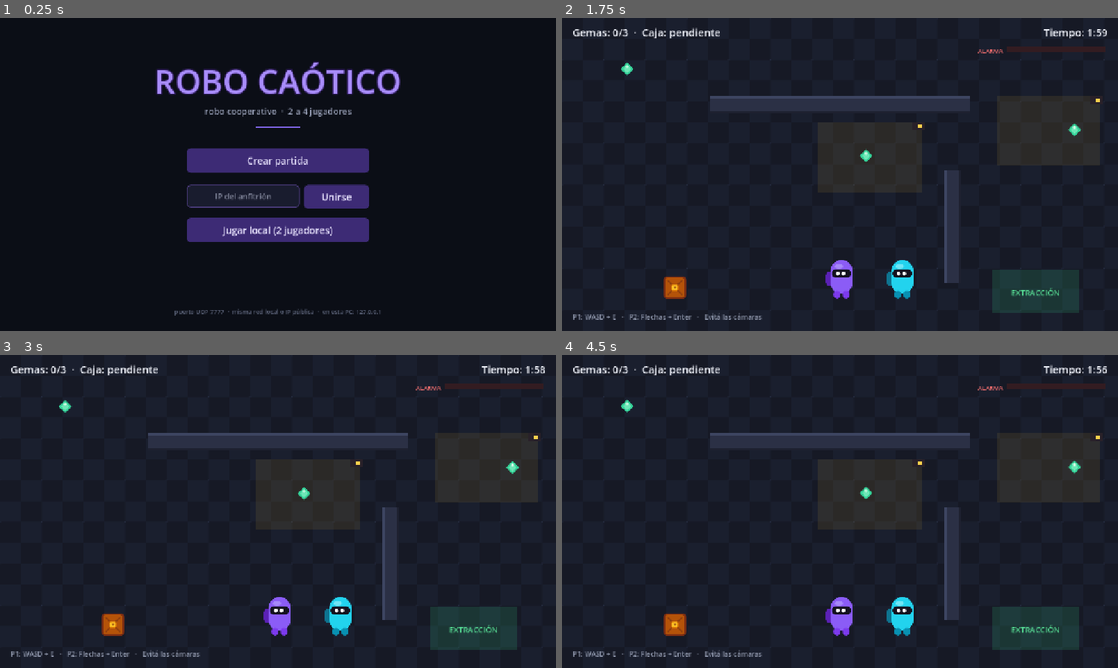
Above: before the commit, frames 1-4 (two rows, left to right).
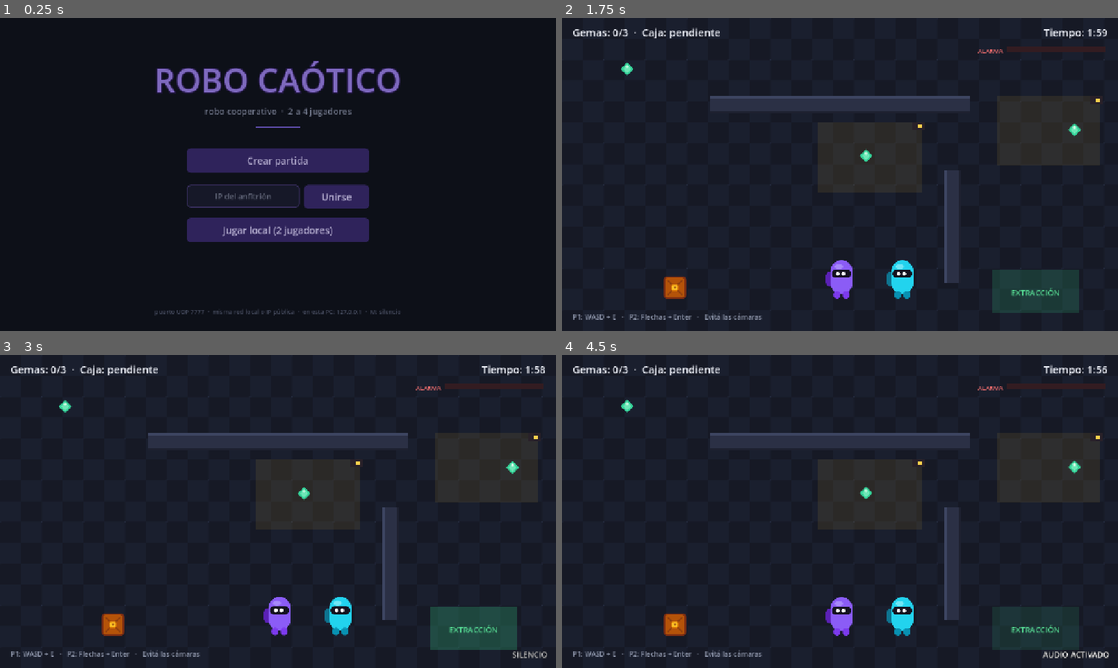
Above: after the commit, the same moments.

Repository: henriih18/game
Game: Godot game, scene res://scenes/menu.tscn
The game is run twice, just before and just after one commit, with the same random seed, the same clock (stepped at 60 frames per second) and the same inputs.
Inputs (mouse positions are in pixels of both pictures, inside the frame that each line leads up to):
- Up to frame 1 (0.25 s): no input
- Up to frame 2 (1.75 s): click (806, 196) at 0.52 s; type "12" at 0.6 s; click "Jugar local (2 jugadores)" at 1.25 s
- Up to frame 3 (3 s): tap Enter (interact2) at 2 s; move the mouse to (400, 495) at 2.02 s; tap M at 2.1 s; tap R (restart) at 2.75 s; move the mouse to (166, 527) at 2.77 s; tap E (interact) at 2.85 s
- Up to frame 4 (4.5 s): tap M at 3.05, 3.8, 4.35 s; tap R (restart) at 3.5 s; move the mouse to (895, 442) at 3.52 s; tap Enter (interact2) at 3.6 s; move the mouse to (812, 574) at 4.27 s

The runs differ from the first frame. In frame 1, 8.4% of the frame differs, in the area x 27-72%, y 13-96%; in frame 2, less than 0.1%; in frame 3, 0.1%; in frame 4, 0.2%.

Commit message:
Audio original y feedback visual (sonido y juice)

Diff:
--- /dev/null
+++ b/assets/art/spark.svg
@@ -0,0 +1,3 @@
+<svg xmlns="http://www.w3.org/2000/svg" width="16" height="16" viewBox="0 0 16 16">
+  <path d="M8 0 L11 6 L8 16 L5 6 Z" fill="#ffffff"/>
+</svg>
--- /dev/null
+++ b/assets/shaders/vignette.gdshader
@@ -0,0 +1,13 @@
+shader_type canvas_item;
+
+uniform float intensity : hint_range(0.0, 1.0) = 0.0;
+uniform vec4 danger_color : source_color = vec4(0.85, 0.08, 0.12, 1.0);
+
+void fragment() {
+	vec2 centered = UV - vec2(0.5);
+	centered.y *= 0.9;
+	float dist = length(centered);
+	float edge = smoothstep(0.3, 0.72, dist);
+	float pulse = 0.88 + 0.12 * sin(TIME * 7.0);
+	COLOR = vec4(danger_color.rgb, edge * intensity * pulse);
+}
--- a/project.godot
+++ b/project.godot
@@ -15,6 +15,10 @@
 run/main_scene="res://scenes/menu.tscn"
 config/features=PackedStringArray("4.7", "GL Compatibility")
 config/icon="res://icon.svg"
+
+[autoload]
+
+Audio="*res://scripts/audio.gd"
 
 [display]
 
--- a/scenes/main.tscn
+++ b/scenes/main.tscn
@@ -6,12 +6,18 @@
 [ext_resource type="PackedScene" path="res://scenes/crate.tscn" id="5_crate"]
 [ext_resource type="PackedScene" path="res://scenes/extraction_zone.tscn" id="6_zone"]
 [ext_resource type="PackedScene" path="res://scenes/security_camera.tscn" id="8_camera"]
+[ext_resource type="Shader" path="res://assets/shaders/vignette.gdshader" id="9_vignette"]
 
 [sub_resource type="RectangleShape2D" id="RectangleShape2D_h"]
 size = Vector2(600, 40)
 
 [sub_resource type="RectangleShape2D" id="RectangleShape2D_v"]
 size = Vector2(40, 260)
+
+[sub_resource type="ShaderMaterial" id="ShaderMaterial_vignette"]
+shader = ExtResource("9_vignette")
+shader_parameter/intensity = 0.0
+shader_parameter/danger_color = Color(0.85, 0.08, 0.12, 1)
 
 [node name="Main" type="Node2D"]
 script = ExtResource("1_main")
@@ -107,6 +113,13 @@
 [node name="Players" type="Node2D" parent="."]
 
 [node name="HUD" type="CanvasLayer" parent="."]
+
+[node name="DangerVignette" type="ColorRect" parent="HUD"]
+material = SubResource("ShaderMaterial_vignette")
+anchor_right = 1.0
+anchor_bottom = 1.0
+mouse_filter = 2
+color = Color(1, 1, 1, 1)
 
 [node name="StatusLabel" type="Label" parent="HUD"]
 offset_left = 24.0
--- a/scenes/menu.tscn
+++ b/scenes/menu.tscn
@@ -104,6 +104,6 @@
 offset_bottom = 692.0
 theme_override_colors/font_color = Color(0.38, 0.41, 0.5, 1)
 theme_override_font_sizes/font_size = 14
-text = "puerto UDP 7777  ·  misma red local o IP pública  ·  en esta PC: 127.0.0.1"
+text = "puerto UDP 7777  ·  misma red local o IP pública  ·  en esta PC: 127.0.0.1  ·  M: silencio"
 horizontal_alignment = 1
 vertical_alignment = 1
--- /dev/null
+++ b/scripts/audio.gd
@@ -0,0 +1,153 @@
+extends Node
+
+const MUSIC_DB := -17.0
+const MUSIC_FADE := 0.9
+const SFX_VOICES := 16
+
+const MUSIC := {
+	"menu": preload("res://assets/audio/music/menu.wav"),
+	"heist": preload("res://assets/audio/music/heist.wav"),
+}
+
+const SFX := {
+	"gem": preload("res://assets/audio/sfx/gem.wav"),
+	"grab": preload("res://assets/audio/sfx/grab.wav"),
+	"drop": preload("res://assets/audio/sfx/drop.wav"),
+	"deliver": preload("res://assets/audio/sfx/deliver.wav"),
+	"win": preload("res://assets/audio/sfx/win.wav"),
+	"lose": preload("res://assets/audio/sfx/lose.wav"),
+	"click": preload("res://assets/audio/sfx/click.wav"),
+	"step": preload("res://assets/audio/sfx/step.wav"),
+	"tick": preload("res://assets/audio/sfx/tick.wav"),
+	"camera": preload("res://assets/audio/sfx/camera.wav"),
+}
+
+const ALARM_STREAM: AudioStream = preload("res://assets/audio/sfx/alarm.wav")
+
+var _sfx_players: Array[AudioStreamPlayer] = []
+var _sfx_index := 0
+var _music_players: Array[AudioStreamPlayer] = []
+var _music_slot := 0
+var _current_music := ""
+var _alarm_player: AudioStreamPlayer
+var _alarm_target_db := -60.0
+var _toast: Label
+var _toast_tween: Tween
+
+func _ready() -> void:
+	process_mode = Node.PROCESS_MODE_ALWAYS
+
+	for i in SFX_VOICES:
+		var player := AudioStreamPlayer.new()
+		add_child(player)
+		_sfx_players.append(player)
+
+	for i in 2:
+		var music := AudioStreamPlayer.new()
+		music.volume_db = -40.0
+		add_child(music)
+		_music_players.append(music)
+
+	_alarm_player = AudioStreamPlayer.new()
+	_alarm_player.volume_db = -60.0
+	_alarm_player.stream = _looped(ALARM_STREAM)
+	add_child(_alarm_player)
+
+	_make_toast()
+
+func _make_toast() -> void:
+	var layer := CanvasLayer.new()
+	layer.layer = 100
+	add_child(layer)
+	_toast = Label.new()
+	_toast.add_theme_font_size_override("font_size", 18)
+	_toast.add_theme_color_override("font_outline_color", Color(0, 0, 0, 0.85))
+	_toast.add_theme_constant_override("outline_size", 4)
+	_toast.horizontal_alignment = HORIZONTAL_ALIGNMENT_RIGHT
+	_toast.position = Vector2(960, 676)
+	_toast.size = Vector2(300, 24)
+	_toast.modulate.a = 0.0
+	layer.add_child(_toast)
+
+func _flash_toast(text: String) -> void:
+	if _toast == null:
+		return
+	_toast.text = text
+	if _toast_tween != null and _toast_tween.is_valid():
+		_toast_tween.kill()
+	_toast.modulate.a = 1.0
+	_toast_tween = create_tween()
+	_toast_tween.tween_interval(0.8)
+	_toast_tween.tween_property(_toast, "modulate:a", 0.0, 0.4)
+
+func play_sfx(sound: String, volume_db := -8.0, pitch := 1.0) -> void:
+	if not SFX.has(sound) or _sfx_players.is_empty():
+		return
+	var player := _sfx_players[_sfx_index]
+	_sfx_index = (_sfx_index + 1) % _sfx_players.size()
+	player.stream = SFX[sound]
+	player.volume_db = volume_db
+	player.pitch_scale = pitch
+	player.play()
+
+func play_music(track: String) -> void:
+	if not MUSIC.has(track):
+		return
+	if _current_music == track and _music_players[_music_slot].playing:
+		return
+
+	var old := _music_players[_music_slot]
+	_music_slot = 1 - _music_slot
+	var current := _music_players[_music_slot]
+	current.stream = _looped(MUSIC[track])
+	current.volume_db = -38.0
+	current.play()
+	_current_music = track
+
+	var tween := create_tween()
+	tween.set_parallel(true)
+	tween.tween_property(current, "volume_db", MUSIC_DB, MUSIC_FADE)
+	if old.playing:
+		tween.tween_property(old, "volume_db", -38.0, 0.45)
+		tween.chain().tween_callback(func(): old.stop())
+
+func stop_music() -> void:
+	_current_music = ""
+	var current := _music_players[_music_slot]
+	if not current.playing:
+		return
+	var tween := create_tween()
+	tween.tween_property(current, "volume_db", -38.0, 0.8)
+	tween.tween_callback(func(): current.stop())
+
+func set_alarm(level: float, active: bool) -> void:
+	if not active or level <= 0.5:
+		_alarm_target_db = -60.0
+		return
+	if not _alarm_player.playing:
+		_alarm_player.volume_db = -50.0
+		_alarm_player.play()
+	var amount := clampf(level / 100.0, 0.0, 1.0)
+	_alarm_target_db = lerpf(-30.0, -9.0, amount)
+	_alarm_player.pitch_scale = lerpf(0.9, 1.2, amount)
+
+func _process(delta: float) -> void:
+	if not _alarm_player.playing:
+		return
+	_alarm_player.volume_db = move_toward(_alarm_player.volume_db, _alarm_target_db, 30.0 * delta)
+	if _alarm_player.volume_db <= -59.5 and _alarm_target_db <= -59.5:
+		_alarm_player.stop()
+
+func _unhandled_input(event: InputEvent) -> void:
+	if event is InputEventKey and event.pressed and not event.echo and event.physical_keycode == KEY_M:
+		var muted := not AudioServer.is_bus_mute(0)
+		AudioServer.set_bus_mute(0, muted)
+		_flash_toast("SILENCIO" if muted else "AUDIO ACTIVADO")
+
+func _looped(stream: AudioStream) -> AudioStream:
+	if stream is AudioStreamWAV:
+		var wav := stream as AudioStreamWAV
+		wav.loop_mode = AudioStreamWAV.LOOP_FORWARD
+		wav.loop_begin = 0
+		wav.loop_end = int(wav.get_length() * wav.mix_rate)
+	return stream
--- a/scripts/crate.gd
+++ b/scripts/crate.gd
@@ -12,7 +12,7 @@
 func _ready() -> void:
 	add_to_group("crate")
 
-func _process(_delta: float) -> void:
+func _process(delta: float) -> void:
 	if delivered:
 		return
 	if game == null or not is_instance_valid(game):
@@ -29,25 +29,44 @@
 			count += 1
 	if count > 0:
 		global_position = total / float(count) + CARRY_OFFSET
+		visual.rotation = sin(Time.get_ticks_msec() / 1000.0 * 8.0) * 0.05
+	else:
+		visual.rotation = lerpf(visual.rotation, 0.0, minf(1.0, 10.0 * delta))
 
 func add_holder(id: int) -> void:
 	if delivered or holder_ids.has(id):
 		return
+	var previous := holder_ids.size()
 	holder_ids.append(id)
 	z_index = 1
+	_announce_holder_change(previous)
 
 func remove_holder(id: int) -> void:
+	if not holder_ids.has(id):
+		return
+	var previous := holder_ids.size()
 	holder_ids.erase(id)
 	if holder_ids.is_empty():
 		z_index = 0
+	_announce_holder_change(previous)
+
+func _announce_holder_change(previous: int) -> void:
+	if delivered:
+		return
+	if holder_ids.size() > previous:
+		Audio.play_sfx("grab", -10.0)
+	elif holder_ids.size() < previous:
+		Audio.play_sfx("drop", -10.0)
 
 func holder_count() -> int:
 	return holder_ids.size()
 
 @rpc("authority", "call_local", "reliable")
 func publish_holders(ids: Array) -> void:
+	var previous := holder_ids.size()
 	holder_ids.assign(ids)
 	z_index = 1 if not holder_ids.is_empty() else 0
+	_announce_holder_change(previous)
 
 @rpc("authority", "call_local", "reliable")
 func deliver() -> void:
@@ -58,3 +77,9 @@
 	z_index = 0
 	remove_from_group("crate")
 	visual.modulate = Color(0.65, 1.0, 0.75)
+	visual.rotation = 0.0
+	Audio.play_sfx("deliver", -5.0)
+	Effects.burst(get_parent(), global_position, Color(0.45, 1.0, 0.65), 24, 1.3)
+	var zone := get_tree().get_first_node_in_group("extraction_zone")
+	if zone != null and zone.has_method("pulse"):
+		zone.pulse()
--- /dev/null
+++ b/scripts/effects.gd
@@ -0,0 +1,26 @@
+class_name Effects
+extends RefCounted
+
+const SPARK := preload("res://assets/art/spark.svg")
+
+static func burst(parent: Node, pos: Vector2, color: Color, amount := 16, speed := 1.0) -> void:
+	if parent == null or not parent.is_inside_tree():
+		return
+	var particles := CPUParticles2D.new()
+	particles.texture = SPARK
+	particles.amount = amount
+	particles.one_shot = true
+	particles.explosiveness = 0.92
+	particles.lifetime = 0.65
+	particles.direction = Vector2(0, -1)
+	particles.spread = 180.0
+	particles.initial_velocity_min = 70.0 * speed
+	particles.initial_velocity_max = 200.0 * speed
+	particles.gravity = Vector2(0, 240)
+	particles.scale_amount_min = 0.5
+	particles.scale_amount_max = 1.1
+	particles.color = color
+	particles.finished.connect(particles.queue_free)
+	parent.add_child(particles)
+	particles.global_position = pos
+	particles.emitting = true
--- a/scripts/extraction_zone.gd
+++ b/scripts/extraction_zone.gd
@@ -5,7 +5,15 @@
 var _done := false
 
 func _ready() -> void:
+	add_to_group("extraction_zone")
 	area_entered.connect(_on_area_entered)
+	var breathe := create_tween().set_loops()
+	breathe.tween_property($Visual, "color:a", 0.24, 1.6).set_trans(Tween.TRANS_SINE)
+	breathe.tween_property($Visual, "color:a", 0.12, 1.6).set_trans(Tween.TRANS_SINE)
+
+func pulse() -> void:
+	modulate = Color(1.7, 1.7, 1.7)
+	create_tween().tween_property(self, "modulate", Color.WHITE, 0.5)
 
 func _on_area_entered(area: Area2D) -> void:
 	if _done:
--- a/scripts/main.gd
+++ b/scripts/main.gd
@@ -22,16 +22,21 @@
 var time_left := ROUND_TIME
 var alarm := 0.0
 var sync_accum := 0.0
+var _last_tick_second := -1
+var _vignette_material: ShaderMaterial
 
 @onready var status_label: Label = $HUD/StatusLabel
 @onready var hint_label: Label = $HUD/HintLabel
 @onready var timer_label: Label = $HUD/TimerLabel
 @onready var alarm_fill: ColorRect = $HUD/AlarmFill
+@onready var danger_vignette: ColorRect = $HUD/DangerVignette
 @onready var overlay: ColorRect = $HUD/Overlay
 @onready var result_label: Label = $HUD/Overlay/ResultLabel
 
 func _ready() -> void:
 	add_to_group("game")
+	Audio.play_music("heist")
+	_vignette_material = danger_vignette.material as ShaderMaterial
 
 	for gem in $Gems.get_children():
 		gem.collected.connect(_on_gem_collected)
@@ -96,6 +101,30 @@
 func _update_hud() -> void:
 	timer_label.text = "Tiempo: %d:%02d" % [floori(time_left / 60.0), int(time_left) % 60]
 	alarm_fill.size.x = 224.0 * clampf(alarm / ALARM_MAX, 0.0, 1.0)
+	alarm_fill.color = Color(0.95, lerpf(0.55, 0.2, clampf(alarm / ALARM_MAX, 0.0, 1.0)), 0.3)
+
+	var danger := clampf((alarm - 40.0) / (ALARM_MAX - 40.0), 0.0, 1.0)
+	if state != State.PLAYING:
+		danger = 0.0
+	_vignette_material.set_shader_parameter("intensity", danger * 0.62)
+	Audio.set_alarm(alarm, state == State.PLAYING)
+
+	if state == State.PLAYING and time_left <= 20.0:
+		var pulse := 0.5 + 0.5 * sin(Time.get_ticks_msec() / 1000.0 * 9.0)
+		timer_label.modulate = Color(1.0, 0.35 + 0.25 * pulse, 0.35 + 0.15 * pulse)
+	else:
+		timer_label.modulate = Color.WHITE
+
+	if state == State.PLAYING:
+		var seconds := int(ceilf(time_left))
+		if seconds <= 10 and seconds > 0 and seconds != _last_tick_second:
+			_last_tick_second = seconds
+			Audio.play_sfx("tick", -15.0, 1.0 if seconds > 5 else 1.12)
+
+func _pulse_status() -> void:
+	var tween := create_tween()
+	status_label.scale = Vector2(1.06, 1.06)
+	tween.tween_property(status_label, "scale", Vector2.ONE, 0.28).set_trans(Tween.TRANS_BACK).set_ease(Tween.EASE_OUT)
 
 func _spawn_local_players() -> void:
 	var p1 := PLAYER_SCENE.instantiate()
@@ -204,17 +233,26 @@
 	gems_collected += 1
 	collected_gems.append(gem.name)
 	_update_status()
+	_pulse_status()
 	if _net_mode() == Mode.HOST:
 		remove_gem.rpc(gem.name)
 	else:
-		gem.queue_free()
+		_remove_gem_local(gem.name, gem.global_position)
 	_check_win()
 
 @rpc("authority", "call_local", "reliable")
 func remove_gem(gem_name: String) -> void:
 	var gem := $Gems.get_node_or_null(gem_name)
 	if gem != null:
-		gem.queue_free()
+		_remove_gem_local(gem_name, gem.global_position)
+
+func _remove_gem_local(gem_name: String, gem_position: Vector2) -> void:
+	var gem := $Gems.get_node_or_null(gem_name)
+	if gem == null:
+		return
+	Effects.burst(self, gem_position, Color(0.32, 1.0, 0.72), 14, 1.0)
+	Audio.play_sfx("gem", -6.0, randf_range(0.96, 1.05))
+	gem.queue_free()
 
 func _on_crate_delivered() -> void:
 	if not _is_server_logic():
@@ -227,6 +265,7 @@
 	else:
 		$Crate.deliver()
 	_update_status()
+	_pulse_status()
 	_check_win()
 
 func _check_win() -> void:
@@ -245,18 +284,27 @@
 
 @rpc("authority", "call_local", "reliable")
 func apply_end(new_state: int, message: String) -> void:
+	var was_playing := state == State.PLAYING
 	state = new_state
 	result_label.text = message
 	overlay.visible = true
+	_update_hud()
+	if was_playing:
+		Audio.set_alarm(0.0, false)
+		Audio.stop_music()
+		Audio.play_sfx("win" if new_state == State.WON else "lose", -5.0)
 
 @rpc("authority", "call_remote", "unreliable")
 func sync_state(t: float, a: float, g: int, d: bool, s: int) -> void:
+	var changed := g != gems_collected or d != crate_delivered
 	time_left = t
 	alarm = a
 	gems_collected = g
 	crate_delivered = d
 	state = s
 	_update_status()
+	if changed and state == State.PLAYING:
+		_pulse_status()
 	_update_hud()
 
 func _unhandled_input(event: InputEvent) -> void:
--- a/scripts/menu.gd
+++ b/scripts/menu.gd
@@ -8,24 +8,46 @@
 @onready var status: Label = $Status
 
 func _ready() -> void:
+	Audio.play_music("menu")
+	modulate.a = 0.0
+	create_tween().tween_property(self, "modulate:a", 1.0, 0.35)
+
 	_style_button($HostButton)
 	_style_button($JoinButton)
 	_style_button($LocalButton)
 	_style_line_edit($IPEdit)
+	_wire_button($HostButton)
+	_wire_button($JoinButton)
+	_wire_button($LocalButton)
 
 	$HostButton.pressed.connect(_host)
 	$JoinButton.pressed.connect(_join)
 	$LocalButton.pressed.connect(_local)
+	$IPEdit.text_submitted.connect(func(_text: String): _join())
 
 	multiplayer.connected_to_server.connect(_on_connected, CONNECT_ONE_SHOT)
 	multiplayer.connection_failed.connect(_on_connection_failed, CONNECT_ONE_SHOT)
 
+	_float_title()
 	_handle_cmdline.call_deferred()
+
+func _wire_button(button: Button) -> void:
+	button.pressed.connect(func(): Audio.play_sfx("click", -11.0))
+	button.mouse_entered.connect(func(): Audio.play_sfx("click", -24.0, 1.35))
+
+func _float_title() -> void:
+	var title: Label = $Title
+	var tween := create_tween().set_loops()
+	tween.tween_property(title, "position:y", -7.0, 2.4).set_trans(Tween.TRANS_SINE).set_ease(Tween.EASE_IN_OUT)
+	tween.tween_property(title, "position:y", 0.0, 2.4).set_trans(Tween.TRANS_SINE).set_ease(Tween.EASE_IN_OUT)
 
 func _handle_cmdline() -> void:
 	for arg in OS.get_cmdline_user_args():
 		if arg == "--host":
 			_host()
+			return
+		if arg == "--local":
+			_local()
 			return
 		if arg.begins_with("--join="):
 			ip_edit.text = arg.get_slice("=", 1)
--- a/scripts/player.gd
+++ b/scripts/player.gd
@@ -12,6 +12,8 @@
 var net_target := Vector2.ZERO
 var sync_accum := 0.0
 var game: Node = null
+var _anim_time := 0.0
+var _step_accum := 0.0
 
 @onready var grab_area: Area2D = $GrabArea
 @onready var visual: Sprite2D = $Visual
@@ -32,7 +34,9 @@
 		game = get_tree().get_first_node_in_group("game")
 
 	if net_id > 0 and not is_multiplayer_authority():
+		var previous := position
 		position = position.lerp(net_target, minf(1.0, 20.0 * delta))
+		_animate(delta, position.distance_to(previous) > 0.5)
 		return
 
 	if game != null and game.state != 0:
@@ -42,6 +46,17 @@
 	velocity = direction * speed * _carry_multiplier()
 	move_and_slide()
 	_clamp_to_screen()
+
+	var moving := direction.length() > 0.1 and velocity.length() > 5.0
+	_animate(delta, moving)
+	if _is_controlled() and moving:
+		_step_accum += delta
+		var interval := 0.27 / clampf(_carry_multiplier(), 0.45, 1.0)
+		if _step_accum >= interval:
+			_step_accum = 0.0
+			Audio.play_sfx("step", -20.0, randf_range(0.9, 1.1))
+	else:
+		_step_accum = 0.0
 
 	if net_id > 0:
 		sync_accum += delta
@@ -127,3 +142,11 @@
 func _clamp_to_screen() -> void:
 	var rect := get_viewport_rect()
 	global_position = global_position.clamp(rect.position + Vector2(20, 52), rect.end - Vector2(20, 56))
+
+func _animate(delta: float, moving: bool) -> void:
+	_anim_time += delta
+	var target_y := -absf(sin(_anim_time * 13.0)) * 3.0 if moving else sin(_anim_time * 2.2) * 0.8
+	var target_rotation := sin(_anim_time * 13.0) * 0.05 if moving else 0.0
+	var weight := minf(1.0, 18.0 * delta)
+	visual.position.y = lerpf(visual.position.y, target_y, weight)
+	visual.rotation = lerpf(visual.rotation, target_rotation, weight)
--- a/scripts/security_camera.gd
+++ b/scripts/security_camera.gd
@@ -13,6 +13,7 @@
 	if triggered:
 		zone_visual.color = Color(1.0, 0.25, 0.25, 0.2)
 		lens.color = Color(1.0, 0.3, 0.3, 1.0)
+		Audio.play_sfx("camera", -18.0, randf_range(0.95, 1.05))
 	else:
 		zone_visual.color = Color(1.0, 0.8, 0.25, 0.09)
 		lens.color = Color(0.98, 0.82, 0.3, 1.0)
Not shown, added: assets/art/spark.svg.import
Not shown, added: assets/audio/music/heist.wav.import
Not shown, added: assets/audio/music/menu.wav.import
Not shown, added: assets/audio/sfx/alarm.wav.import
Not shown, added: assets/audio/sfx/camera.wav.import
Not shown, added: assets/audio/sfx/click.wav.import
Not shown, added: assets/audio/sfx/deliver.wav.import
Not shown, added: assets/audio/sfx/drop.wav.import
Not shown, added: assets/audio/sfx/gem.wav.import
Not shown, added: assets/audio/sfx/grab.wav.import
Not shown, added: assets/audio/sfx/lose.wav.import
Not shown, added: assets/audio/sfx/step.wav.import
(and 21 more such lines)
